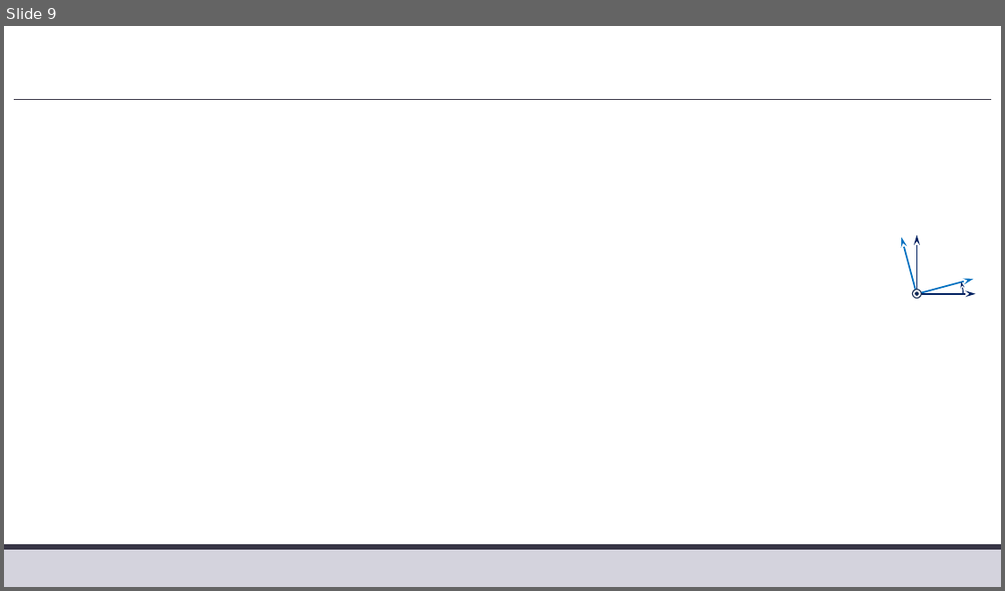
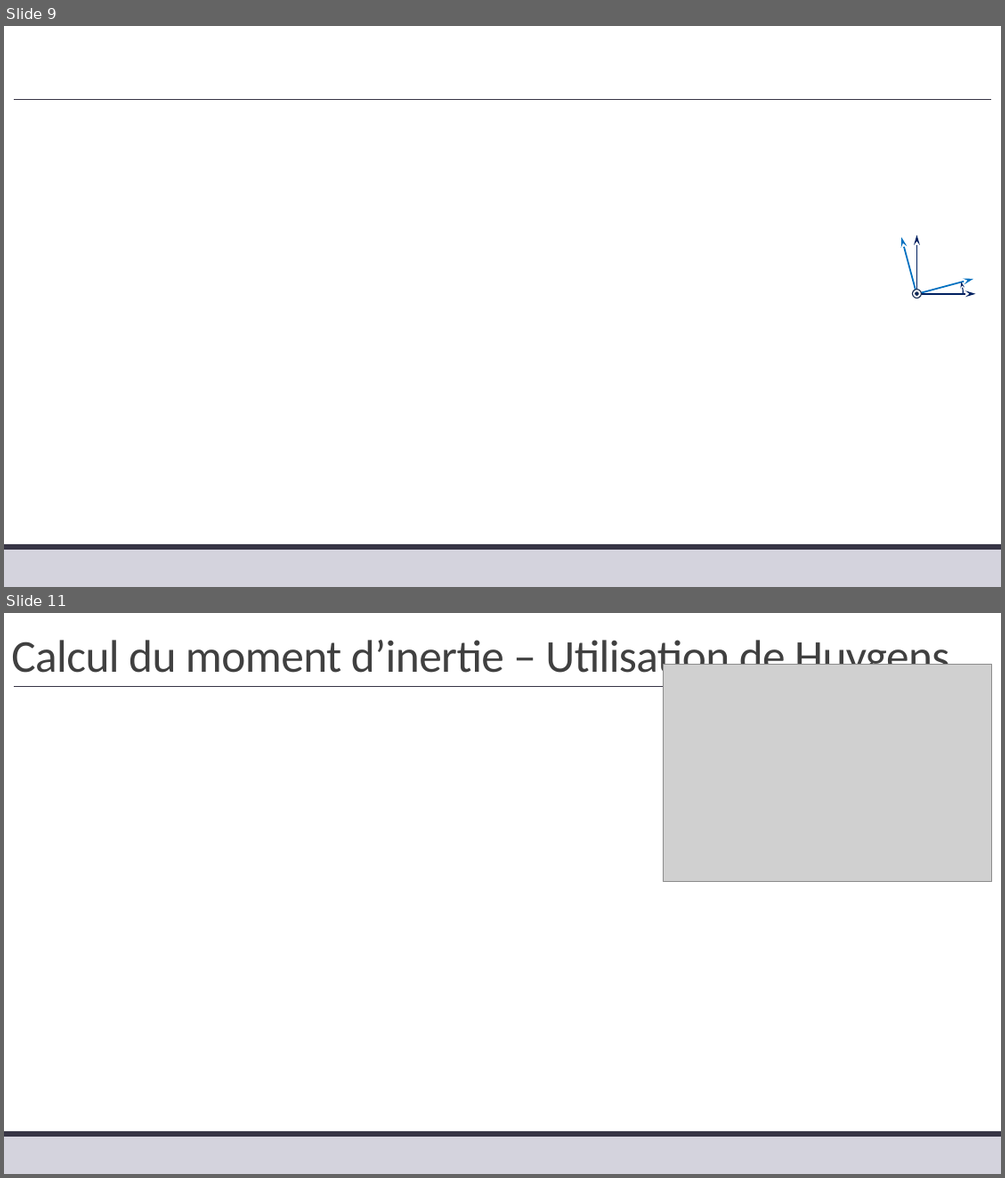
Before and after one commit to xpessoles/TP_Corriges, a slide deck: 08_DroneD2C/08_DroneD2C_Corrige.pptx. Shown one above the other, each under a label of ours: slide 9 before the commit, slides 9 and 11 after it; the slides between them are not shown. The pictures are 1005x591 and 1005x1178 pixels, drawn with LibreOffice and Linux fonts; fonts in the diff are those of the drawing; grey boxes stand for pictures; background and template pictures are left out. Boxes give left, top, right and bottom in pixels: in the first picture for what was removed or moved away, otherwise in the second. Text is boxed around its words. In the diff, an @@ line names an element or a change of style, - is before the commit and + after.

```diff
--- a/08_DroneD2C/08_DroneD2C_Corrige.pptx
+++ b/08_DroneD2C/08_DroneD2C_Corrige.pptx
@@ slide 11 added at bbox=[4, 613, 1001, 1174], background #FFFFFF; not listed: 3 template elements that a slide beside it also shows @@
@@ title added at bbox=[11, 634, 949, 683], 44 pt, text #404040 @@
+Calcul du moment d’inertie – Utilisation de Huygens
@@ picture added at bbox=[663, 664, 991, 881] @@
```
Also in this commit, not shown: 2 other slides added, 1 slide removed.
